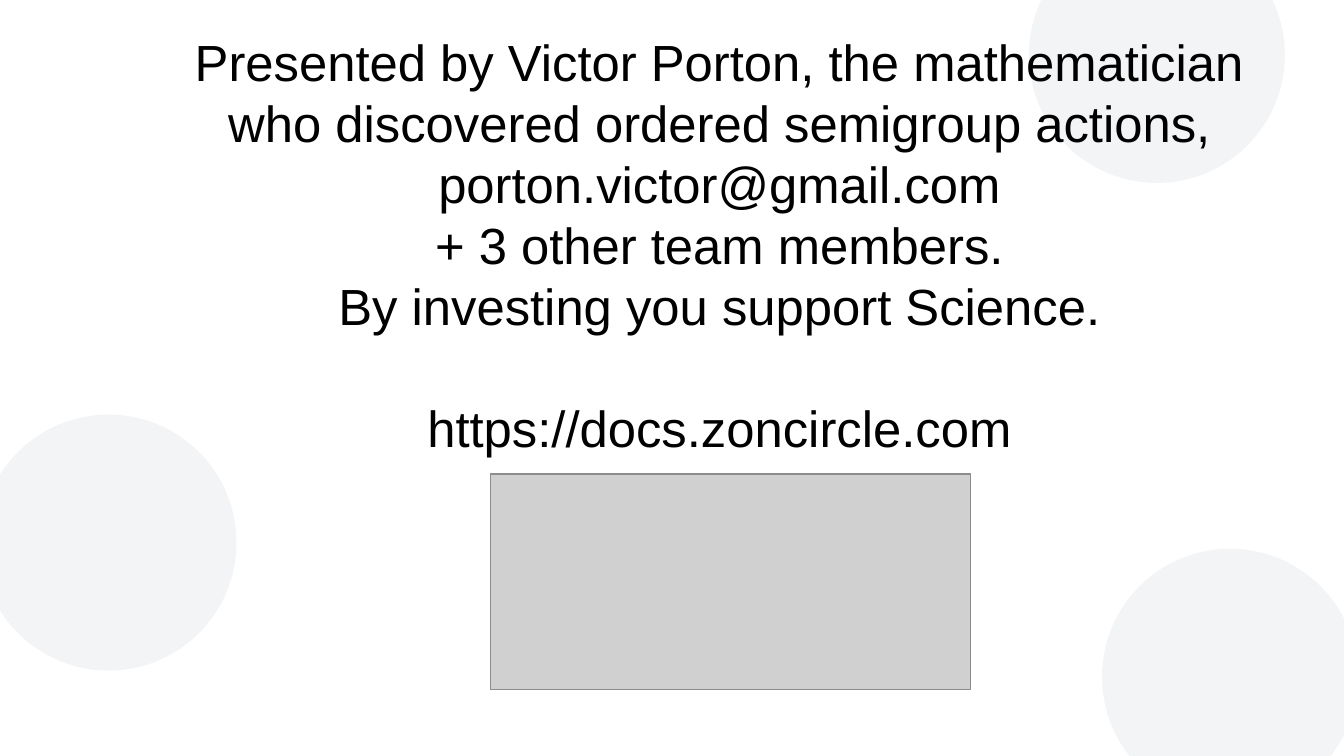
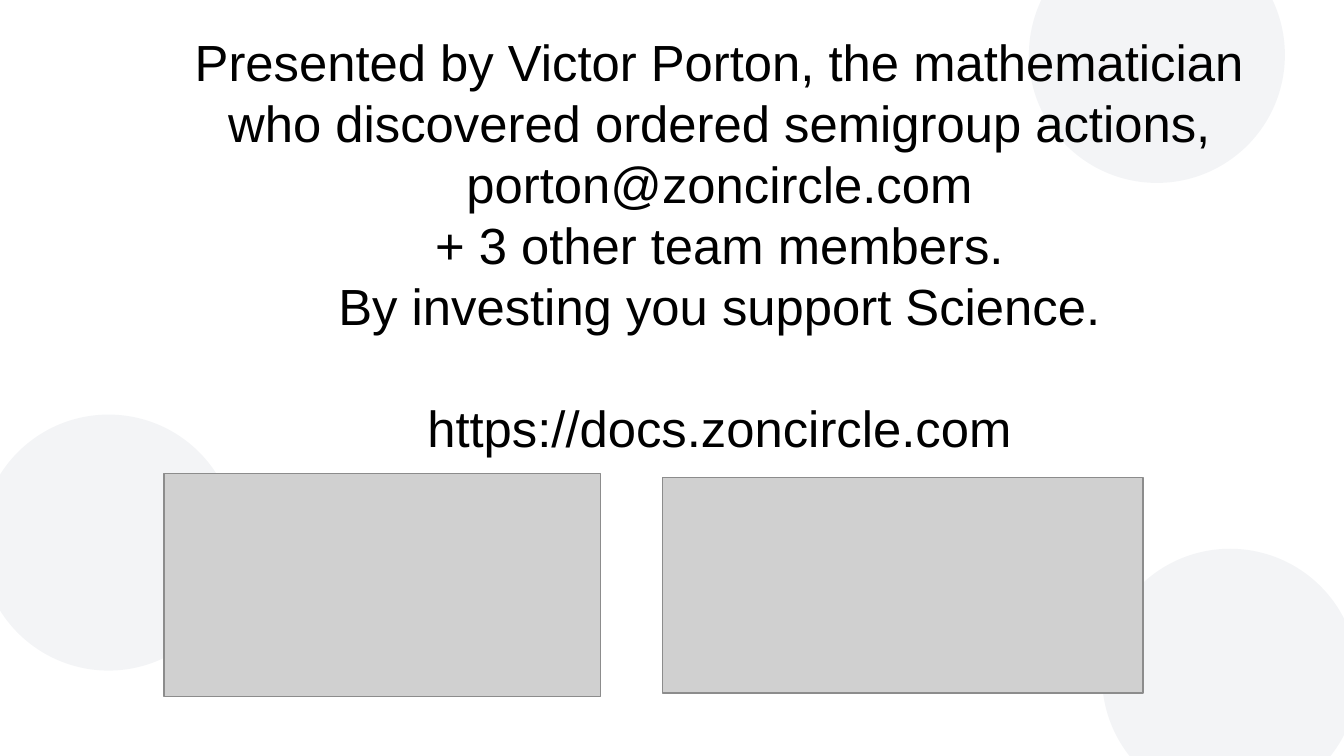
Before and after one commit to vporton/zondirectory2, a slide deck: slide 10 of docs/presentation.odp. Drawn at 1344x756 pixels with LibreOffice and Linux fonts; fonts in the diff are those of the drawing; grey boxes stand for pictures; background and template pictures are left out. Boxes give left, top, right and bottom in pixels: in the first picture for what was removed or moved away, otherwise in the second. Text is boxed around its words. In the diff, an @@ line names an element or a change of style, - is before the commit and + after.

```diff
--- a/docs/presentation.odp
+++ b/docs/presentation.odp
@@ text at (466, 166, 972, 213): text changed @@
-porton.victor@gmail.com
+porton@zoncircle.com
@@ picture added at (163, 473, 600, 696) @@
@@ picture: place and size @@
-picture at (490, 474, 971, 690)
+picture at (663, 478, 1144, 694)
```
Also in this commit, not shown: 1 other slide changed, 5 other files.
